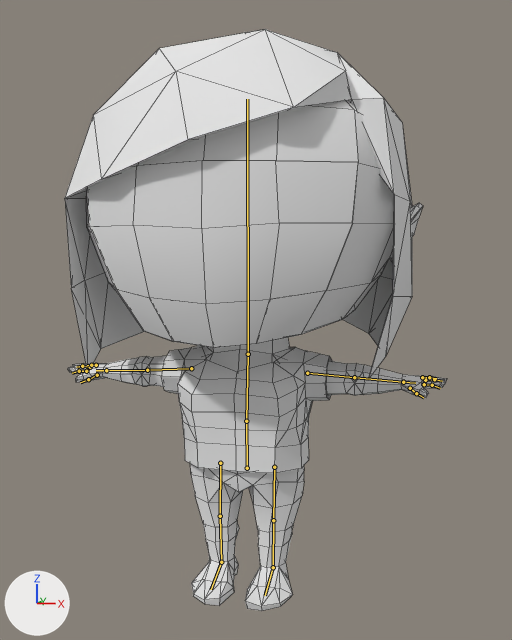
The Blender file raw/models/characters/marks/nova-kid.blend, before and after one commit.
Camera for both pictures: a camera (50 mm lens) standing at (4.03, -15.91, 7.65) and looking at (-0.08, 1.18, 6.17). Every picture has the same lights, and +X, +Y and +Z are marked at lower left. The bones that bend it are drawn over the model as lines. Mesh edges are drawn as thin lines.

Objects in the first picture: 'face', 'hair-straight', 'novakid', 'tshirt'.
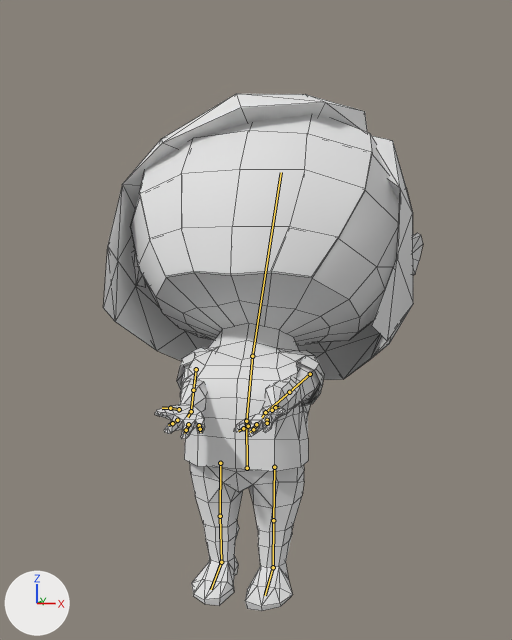
The newer file adds an action. The first version stands in its rest pose; the second is drawn at frame 13 of the action 'eat_item'.

Edits to the bpy script that builds the scene:
```text
Change bone_spine_upper:
    where bone_spine_upper = bpy.data.objects['Armature'].pose.bones['spine.upper']  # child of 'spine.lower'
    bone_spine_upper.rotation_quaternion: (1.0, 0.0, 0.0, 0.0) -> (0.989, -0.147, 0.0, 0.0)  # degrees (0, 0, 0) -> degrees (-17, 0, 0)
Change bone_head:
    where bone_head = bpy.data.objects['Armature'].pose.bones['head']  # child of 'spine.upper'
    bone_head.rotation_quaternion: (1.0, 0.0, 0.0, 0.0) -> (0.987, -0.164, 0.0, 0.0)  # degrees (0, 0, 0) -> degrees (-19, 0, 0)
Change bone_arm_lower_l:
    where bone_arm_lower_l = bpy.data.objects['Armature'].pose.bones['arm.lower.L']  # child of 'arm.upper.L'
    bone_arm_lower_l.rotation_quaternion: (1.0, 0.0, 0.0, 0.0) -> (0.952, 0.005, -0.306, 0.003)  # degrees (0, 0, 0) -> degrees (1, -36, 0)
Change bone_arm_hand_l:
    where bone_arm_hand_l = bpy.data.objects['Armature'].pose.bones['arm.hand.L']  # child of 'arm.lower.L'
    bone_arm_hand_l.rotation_quaternion: (1.0, 0.0, 0.0, 0.0) -> (0.739, 0.071, -0.665, 0.087)  # degrees (0, 0, 0) -> degrees (-5, -84, 18)
Change bone_arm_lower_r:
    where bone_arm_lower_r = bpy.data.objects['Armature'].pose.bones['arm.lower.R']  # child of 'arm.upper.R'
    bone_arm_lower_r.rotation_quaternion: (1.0, 0.0, 0.0, 0.0) -> (0.891, 0.019, 0.454, -0.018)  # degrees (0, 0, 0) -> degrees (2, 54, -1)
Change bone_arm_hand_r:
    where bone_arm_hand_r = bpy.data.objects['Armature'].pose.bones['arm.hand.R']  # child of 'arm.lower.R'
    bone_arm_hand_r.rotation_quaternion: (1.0, 0.0, 0.0, 0.0) -> (0.8, 0.062, 0.591, -0.085)  # degrees (0, 0, 0) -> degrees (0, 73, -12)
Change bone_arm_hand_ik_l:
    where bone_arm_hand_ik_l = bpy.data.objects['Armature'].pose.bones['arm.hand.ik.L']  # child of 'root'
    bone_arm_hand_ik_l.location: (0.0, 0.0, 0.0) -> (1.6, -1.7, -2.26)
Change bone_arm_elbow_target_l:
    where bone_arm_elbow_target_l = bpy.data.objects['Armature'].pose.bones['arm.elbow.target.L']  # child of 'root'
    bone_arm_elbow_target_l.location: (0.0, 0.0, 0.0) -> (-5.65, 2.01, 0.18)
Change bone_arm_hand_ik_r:
    where bone_arm_hand_ik_r = bpy.data.objects['Armature'].pose.bones['arm.hand.ik.R']  # child of 'root'
    bone_arm_hand_ik_r.location: (0.0, 0.0, 0.0) -> (-1.65, -1.77, -2.24)
Change bone_arm_elbow_target_r:
    where bone_arm_elbow_target_r = bpy.data.objects['Armature'].pose.bones['arm.elbow.target.R']  # child of 'root'
    bone_arm_elbow_target_r.location: (0.0, 0.0, 0.0) -> (5.76, 2.04, 0.31)
```

Location of each change, (x1, y1, x2, y2) in pixels of the pictures (512 x 640 px):
'novakid', posed (23% narrower): before (68, 101, 447, 611); after (130, 115, 423, 611)
'face', posed (14% narrower, 22% shorter): before (87, 161, 358, 348); after (140, 131, 372, 277)
'hair-straight', posed (11% narrower, 18% shorter): before (65, 29, 412, 378); after (103, 94, 413, 380)
'tshirt', posed (14% narrower): before (161, 345, 332, 473); after (177, 347, 324, 472)
bone 'spine.upper', root to tip: before (246, 421) to (248, 354); after (246, 421) to (252, 356)
bone 'head', root to tip: before (248, 354) to (247, 99); after (252, 356) to (281, 172)
bone 'arm.lower.L', root to tip: before (354, 377) to (403, 382); after (289, 392) to (265, 412)
bone 'arm.hand.L', root to tip: before (403, 382) to (415, 383); after (265, 412) to (262, 417)
bone 'arm.lower.R', root to tip: before (147, 370) to (106, 370); after (193, 390) to (191, 411)
bone 'arm.hand.R', root to tip: before (106, 370) to (96, 370); after (191, 411) to (187, 417)
